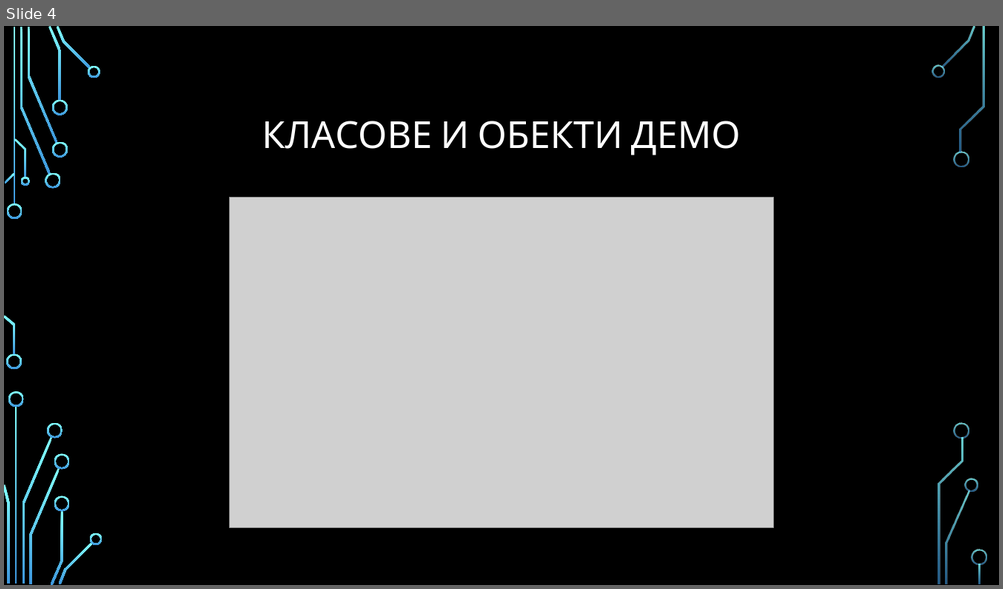
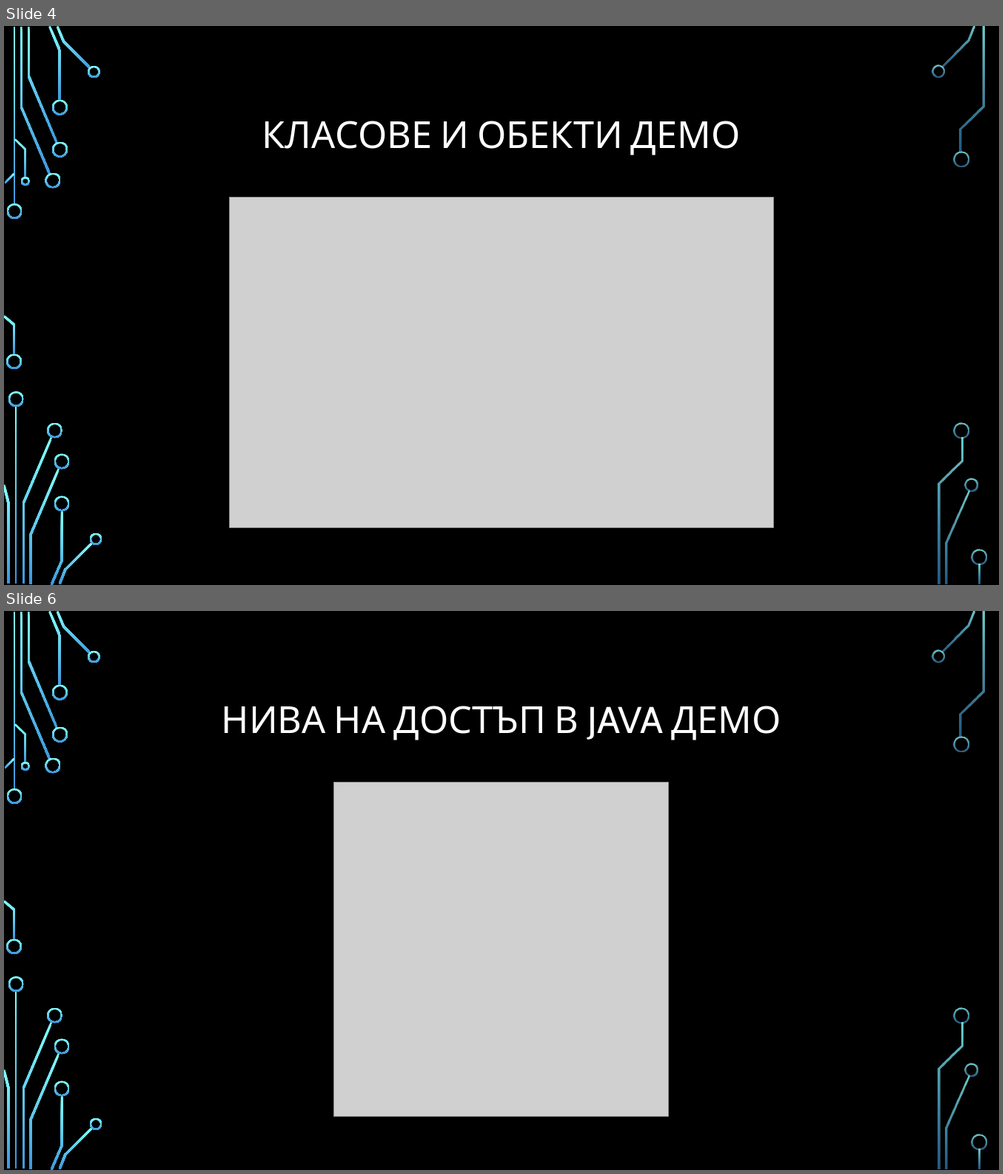
Before and after one commit to Bilyukov/java-course, a slide deck: 05.classes-and-object.pptx. Shown one above the other, each under a label of ours: slide 4 before the commit, slides 4 and 6 after it; the slides between them are not shown. The pictures are 1003x589 and 1003x1174 pixels, drawn with LibreOffice and Linux fonts; fonts in the diff are those of the drawing; grey boxes stand for pictures; background and template pictures are left out. Boxes give left, top, right and bottom in pixels: in the first picture for what was removed or moved away, otherwise in the second. Text is boxed around its words. In the diff, an @@ line names an element or a change of style, - is before the commit and + after.

```diff
--- a/05.classes-and-object.pptx
+++ b/05.classes-and-object.pptx
@@ slide 6 added at (4, 611, 999, 1170), background picture (left out); not listed: 36 template elements that a slide beside it also shows @@
@@ title added at (222, 706, 781, 741), 36 pt, text #FFFFFF @@
+НИВА НА ДОСТЪП В JAVA ДЕМО
@@ picture added at (334, 782, 669, 1117) @@
```
Also in this commit, not shown: 4 other slides added, 1 slide removed, 12 other files.
